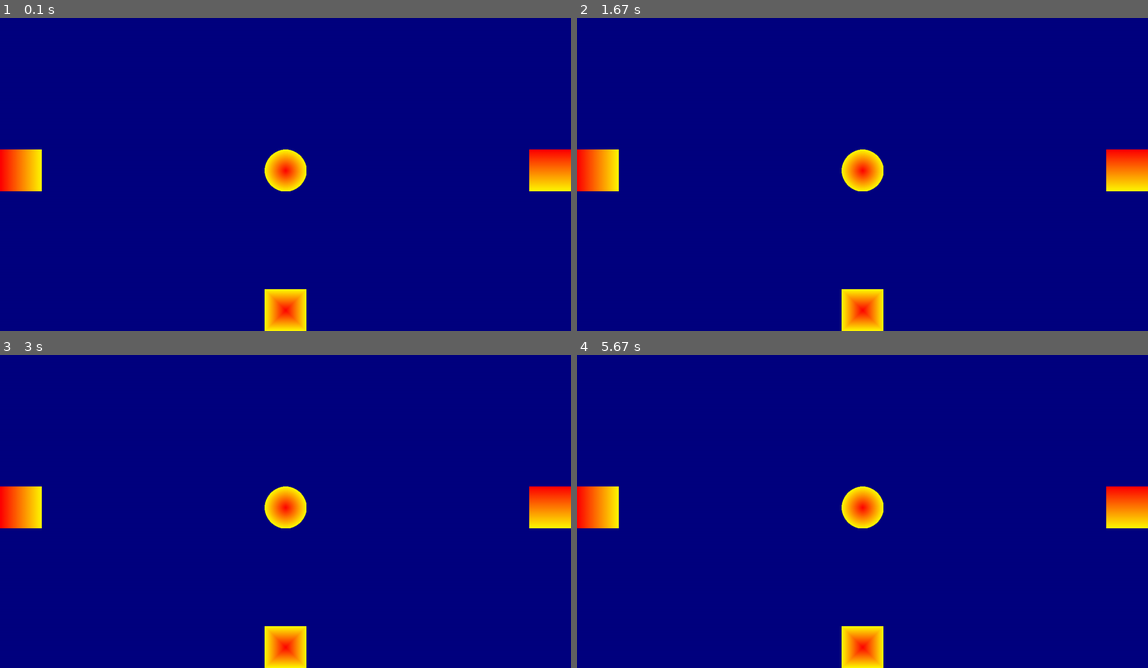
Above: before the commit, frames 1-4 (two rows, left to right).
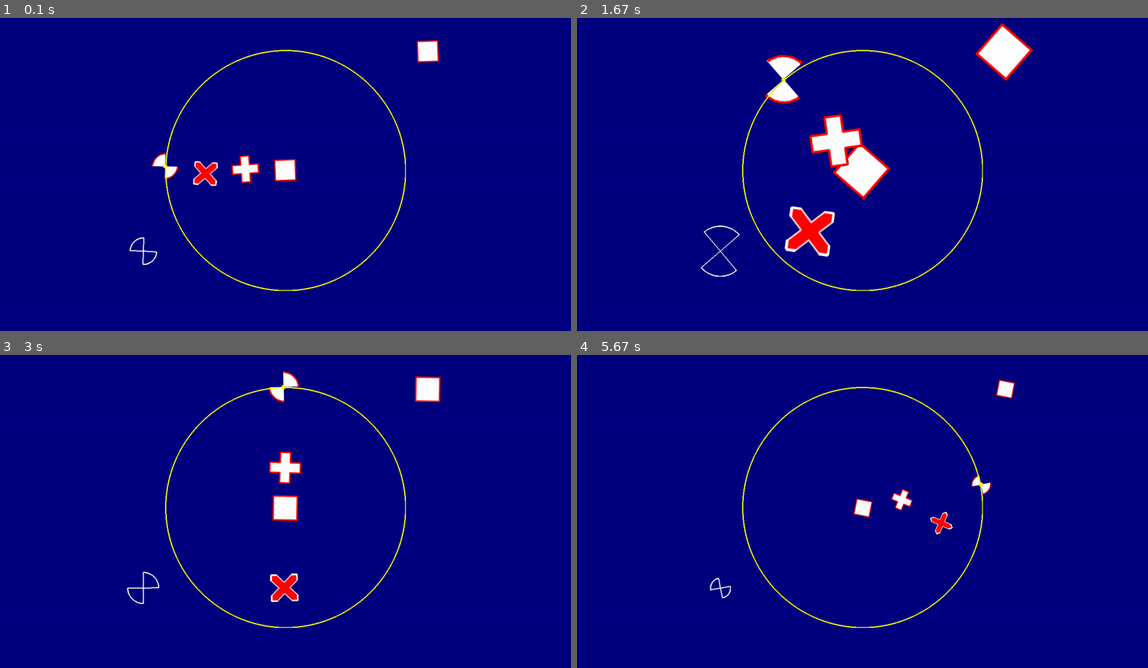
Above: after the commit, the same moments.

Repository: francis-clairicia/PyDiamond
Game: pygame game, started from main.py
The game is run twice, just before and just after one commit, with the same random seed, the same clock (stepped at 60 frames per second) and the same inputs.
Inputs:
- Up to frame 1 (0.1 s): no input
- Up to frame 2 (1.67 s): no input
- Up to frame 3 (3 s): no input
- Up to frame 4 (5.67 s): no input

The runs differ from the first frame. In frame 1, 5.5% of the frame differs, in the area x 0-100%, y 7-100%; in frame 2, 8.1%, in the area x 0-100%, y 1-100%; in frame 3, 5.8%; in frame 4, 5.0%.

Commit message:
[UPDATE] Shapes: Improved vertices computing and drawing

Diff:
--- a/main.py
+++ b/main.py
@@ -23,7 +23,7 @@
         ThemedShape.set_theme("default", {"outline_color": RED, "outline": 3})
         self.__r: RectangleShape = RectangleShape(50, 50, WHITE)
         self.__p: PolygonShape = PolygonShape(WHITE)
-        self.__c: CircleShape = CircleShape(30, WHITE)
+        self.__c: CircleShape = CircleShape(30, WHITE, draw_bottom_left=False, draw_top_right=False)
         self.__x: CrossShape = CrossShape(
             50,
             50,
@@ -97,7 +97,7 @@
         # self.__x_center.center = self.__x.center
         self.__c_center.center = self.__c.center
         self.__s.default_image = self.__r.to_surface()
-        self.__shape_copy.set_points(self.__x.get_vertices())
+        self.__shape_copy.set_points(self.__c.get_vertices())
 
     def draw(self) -> None:
         self.window.clear(BLUE_DARK)
@@ -137,7 +137,7 @@
         super().__init__(window, framerate=120)
         self.horizontal: HorizontalGradientShape = HorizontalGradientShape(100, 100, RED, YELLOW)
         self.vertical: VerticalGradientShape = VerticalGradientShape(100, 100, RED, YELLOW)
-        self.squared: SquaredGradientShape = SquaredGradientShape(100, 100, RED, YELLOW)
+        self.squared: SquaredGradientShape = SquaredGradientShape(100, RED, YELLOW)
         self.radial: RadialGradientShape = RadialGradientShape(50, RED, YELLOW)
 
     def update(self) -> None:
@@ -154,9 +154,9 @@
 
 def main() -> None:
     w: Window = Window("my window", (1366, 768))
-    # w.scenes.push_on_top(ShapeScene(w))
+    w.scenes.push_on_top(ShapeScene(w))
     # w.scenes.push_on_top(AnimationScene(w))
-    w.scenes.push_on_top(GradientScene(w))
+    # w.scenes.push_on_top(GradientScene(w))
     w.mainloop()
 
 
--- a/my_pygame/drawable.py
+++ b/my_pygame/drawable.py
@@ -40,25 +40,25 @@
         self.__draw: bool = True
         self.__animation: Animation = Animation(self)
 
+    @abstractmethod
     def draw_onto(self, surface: Surface) -> None:
-        image: Surface = self.to_surface()
-        surface.blit(image, image.get_rect(center=self.center))
-
-    def show(self) -> None:
-        self.set_visibility(True)
-
-    def hide(self) -> None:
-        self.set_visibility(False)
-
-    def set_visibility(self, status: bool) -> None:
-        self.__draw = bool(status)
-
-    def is_shown(self) -> bool:
-        return self.__draw
+        pass
 
     @abstractmethod
     def to_surface(self) -> Surface:
         pass
+
+    def show(self) -> None:
+        self.set_visibility(True)
+
+    def hide(self) -> None:
+        self.set_visibility(False)
+
+    def set_visibility(self, status: bool) -> None:
+        self.__draw = bool(status)
+
+    def is_shown(self) -> bool:
+        return self.__draw
 
     def set_position(self, **position: Union[float, Tuple[float, float]]) -> None:
         all_valid_positions: Tuple[str, ...] = (
--- a/my_pygame/gradients.py
+++ b/my_pygame/gradients.py
@@ -48,14 +48,9 @@
     def get_local_size(self) -> Tuple[float, float]:
         return self.local_size
 
-    def get_vertices(self) -> List[Vector2]:
+    def get_local_vertices(self) -> List[Vector2]:
         w, h = self.get_local_size()
-        w *= self.scale
-        h *= self.scale
-        local_center: Vector2 = Vector2(w / 2, h / 2)
-        corners: List[Vector2] = [Vector2(0, 0), Vector2(w, 0), Vector2(w, h), Vector2(0, h)]
-        center: Vector2 = Vector2(self.center)
-        return [center + (point - local_center).rotate(-self.angle) for point in corners]
+        return [Vector2(0, 0), Vector2(w, 0), Vector2(w, h), Vector2(0, h)]
 
     @property
     def local_size(self) -> Tuple[float, float]:
@@ -108,14 +103,38 @@
         return gradient_vertical(size, start_color, end_color)  # type: ignore
 
 
-class SquaredGradientShape(AbstractRectangleGradientShape):
+class SquaredGradientShape(AbstractGradientShape):
+    def __init__(self, width: float, color: Color, second_color: Color) -> None:
+        super().__init__(color, second_color)
+        self.__w: float = 0
+        self.local_width = width
+        self._need_update()
+
+    def get_local_size(self) -> Tuple[float, float]:
+        return (self.local_width, self.local_width)
+
     def make(self) -> Surface:
-        size: int = int(min(self.get_local_size()))
+        size: int = int(self.local_width)
         if size < 1:
             return create_surface((0, 0))
         start_color = (self.color.r, self.color.g, self.color.b, self.color.a)
         end_color = (self.second_color.r, self.second_color.g, self.second_color.b, self.second_color.a)
         return gradient_squared(size, start_color, end_color)  # type: ignore
+
+    def get_local_vertices(self) -> List[Vector2]:
+        w = h = self.local_width
+        return [Vector2(0, 0), Vector2(w, 0), Vector2(w, h), Vector2(0, h)]
+
+    @property
+    def local_width(self) -> float:
+        return self.__w
+
+    @local_width.setter
+    def local_width(self, width: float) -> None:
+        width = max(width, 0)
+        if width != self.__w:
+            self.__w = width
+            self._need_update()
 
 
 class RadialGradientShape(AbstractGradientShape):
@@ -135,9 +154,9 @@
     def get_local_size(self) -> Tuple[float, float]:
         return (self.radius * 2, self.radius * 2)
 
-    def get_vertices(self) -> List[Vector2]:
-        center: Vector2 = Vector2(self.center)
-        radius: Vector2 = Vector2(self.radius * self.scale, 0)
+    def get_local_vertices(self) -> List[Vector2]:
+        center: Vector2 = Vector2(self.radius, self.radius)
+        radius: Vector2 = Vector2(self.radius, 0)
         return [center + radius.rotate(-i) for i in range(360)]
 
     @property
--- a/my_pygame/shape.py
+++ b/my_pygame/shape.py
@@ -24,6 +24,7 @@
         self.__image: Surface = create_surface((0, 0))
         self.__shape_image: Surface = self.__image.copy()
         self.__color: Color = BLACK
+        self.__vertices: List[Vector2] = []
         self.color = color
         self._need_update()
 
@@ -40,7 +41,11 @@
 
     def to_surface(self) -> Surface:
         self.__update_shape()
-        return self.__image
+        return self.__image.copy()
+
+    def draw_onto(self, surface: Surface) -> None:
+        self.__update_shape()
+        surface.blit(self.__image, self.__image.get_rect(center=self.center))
 
     def get_size(self) -> Tuple[float, float]:
         self.__update_shape()
@@ -48,14 +53,39 @@
 
     def _apply_rotation_scale(self) -> None:
         self.__image = pygame.transform.rotozoom(self.__shape_image, self.angle, self.scale)
+
+        all_points: List[Vector2] = self.get_local_vertices()
+        left: float = min((point.x for point in all_points), default=0)
+        top: float = min((point.y for point in all_points), default=0)
+        right: float = max((point.x for point in all_points), default=0)
+        bottom: float = max((point.y for point in all_points), default=0)
+        w: float = right - left
+        h: float = bottom - top
+
+        local_center: Vector2 = Vector2(left + w / 2, top + h / 2)
+
+        center: Vector2 = Vector2(self.center)
+
+        self.__vertices.clear()
+        for point in all_points:
+            offset: Vector2 = (point - local_center).rotate(-self.angle)
+            length: float = offset.length()
+            try:
+                offset.scale_to_length(length * self.scale)
+            except ValueError:
+                offset = Vector2(0, 0)
+            self.__vertices.append(center + offset)
 
     @abstractmethod
     def make(self) -> Surface:
         pass
 
     @abstractmethod
+    def get_local_vertices(self) -> List[Vector2]:
+        pass
+
     def get_vertices(self) -> List[Vector2]:
-        pass
+        return [Vector2(p) for p in self.__vertices]
 
     @property
     def color(self) -> Color:
@@ -135,7 +165,7 @@
         if len(self.__points) < 2:
             return create_surface((0, 0))
 
-        all_points: List[Vector2] = [Vector2(p) for p in self.__points]
+        all_points: List[Vector2] = self.get_points()
 
         offset: float = self.outline / 2 + (self.outline % 2)
         w, h = self.get_local_size()
@@ -167,16 +197,11 @@
         height: float = bottom - top
         return width, height
 
-    def get_vertices(self) -> List[Vector2]:
-        local_center = self.__center
-
-        center: Vector2 = Vector2(self.center)
-        all_points: List[Vector2] = []
-        for point in self.__points:
-            offset: Vector2 = (point - local_center).rotate(-self.angle)
-            offset.scale_to_length(offset.length() * self.scale)
-            all_points.append(center + offset)
-        return all_points
+    def get_local_vertices(self) -> List[Vector2]:
+        return self.get_points()
+
+    def get_points(self) -> List[Vector2]:
+        return [Vector2(p) for p in self.__points]
 
     def set_points(self, points: Union[List[Vector2], List[Tuple[float, float]], List[Tuple[int, int]]]) -> None:
         points = [Vector2(p) for p in points]
@@ -250,14 +275,9 @@
     def get_local_size(self) -> Tuple[float, float]:
         return self.local_size
 
-    def get_vertices(self) -> List[Vector2]:
+    def get_local_vertices(self) -> List[Vector2]:
         w, h = self.get_local_size()
-        w *= self.scale
-        h *= self.scale
-        local_center: Vector2 = Vector2(w / 2, h / 2)
-        corners: List[Vector2] = [Vector2(0, 0), Vector2(w, 0), Vector2(w, h), Vector2(0, h)]
-        center: Vector2 = Vector2(self.center)
-        return [center + (point - local_center).rotate(-self.angle) for point in corners]
+        return [Vector2(0, 0), Vector2(w, 0), Vector2(w, h), Vector2(0, h)]
 
     @property
     def local_size(self) -> Tuple[float, float]:
@@ -378,10 +398,29 @@
     def get_local_size(self) -> Tuple[float, float]:
         return (self.radius * 2, self.radius * 2)
 
-    def get_vertices(self) -> List[Vector2]:
-        center: Vector2 = Vector2(self.center)
-        radius: Vector2 = Vector2(self.radius * self.scale, 0)
-        return [center + radius.rotate(-i) for i in range(360)]
+    def get_local_vertices(self) -> List[Vector2]:
+        if all(not drawn for drawn in self.__draw_params.values()):
+            return []
+
+        center: Vector2 = Vector2(self.radius, self.radius)
+        radius: Vector2 = Vector2(self.radius, 0)
+
+        angle_ranges: Dict[str, range] = {
+            "draw_top_right": range(0, 90),
+            "draw_top_left": range(90, 180),
+            "draw_bottom_left": range(180, 270),
+            "draw_bottom_right": range(270, 360),
+        }
+
+        all_points: List[Vector2] = []
+
+        for draw_side, angle_range in angle_ranges.items():
+            if self.__draw_params[draw_side] is True:
+                all_points.extend(center + radius.rotate(-i) for i in angle_range)
+            elif not all_points or all_points[-1] != center:
+                all_points.append(Vector2(center))
+
+        return all_points
 
     @property
     def radius(self) -> float:
@@ -462,16 +501,8 @@
     def get_local_size(self) -> Tuple[float, float]:
         return self.local_size
 
-    def get_vertices(self) -> List[Vector2]:
-        local_center = Vector2(self.get_local_rect().center)
-
-        center: Vector2 = Vector2(self.center)
-        all_points: List[Vector2] = []
-        for point in self.__get_points():
-            offset: Vector2 = (point - local_center).rotate(-self.angle)
-            offset.scale_to_length(offset.length() * self.scale)
-            all_points.append(center + offset)
-        return all_points
+    def get_local_vertices(self) -> List[Vector2]:
+        return self.__get_points()
 
     def __get_points(self) -> List[Vector2]:
         rect: Rect = self.get_local_rect()
--- a/my_pygame/sprite.py
+++ b/my_pygame/sprite.py
@@ -22,9 +22,32 @@
         self.__image: Surface = self.__default_image.copy()
         self.__mask: Mask = pygame.mask.from_surface(self.__image)
 
+    def draw_onto(self, surface: Surface) -> None:
+        surface.blit(self.__image, self.rect)
+
+    def get_local_size(self) -> Tuple[float, float]:
+        return self.__default_image.get_size()
+
+    def to_surface(self) -> Surface:
+        return self.image
+
+    def _apply_rotation_scale(self) -> None:
+        w, h = self.get_local_size()
+        if self.scale != 1:
+            w *= self.scale
+            h *= self.scale
+            self.__image = pygame.transform.smoothscale(self.default_image, (round(w), round(h)))
+        else:
+            self.__image = self.__default_image
+        self.__image = pygame.transform.rotate(self.__image, self.angle)
+        self.__mask = pygame.mask.from_surface(self.__image)
+
+    def get_size(self) -> Tuple[float, float]:
+        return self.__image.get_size()
+
     @property
     def default_image(self) -> Surface:
-        return self.__default_image
+        return self.__default_image.copy()
 
     @default_image.setter
     def default_image(self, new_image: Surface) -> None:
@@ -33,29 +56,9 @@
         self._apply_rotation_scale()
         self.center = center
 
-    def get_local_size(self) -> Tuple[float, float]:
-        return self.default_image.get_size()
-
-    def to_surface(self) -> Surface:
-        return self.image.copy()
-
-    def _apply_rotation_scale(self) -> None:
-        w, h = self.get_local_size()
-        if self.scale != 1:
-            w *= self.scale
-            h *= self.scale
-            self.__image = pygame.transform.smoothscale(self.default_image, (int(w), int(h)))
-        else:
-            self.__image = self.__default_image
-        self.__image = pygame.transform.rotate(self.__image, self.angle)
-        self.__mask = pygame.mask.from_surface(self.__image)
-
-    def get_size(self) -> Tuple[float, float]:
-        return self.image.get_size()
-
     @property
     def image(self) -> Surface:  # type: ignore
-        return self.__image
+        return self.__image.copy()
 
     @property
     def rect(self) -> Rect:  # type: ignore
